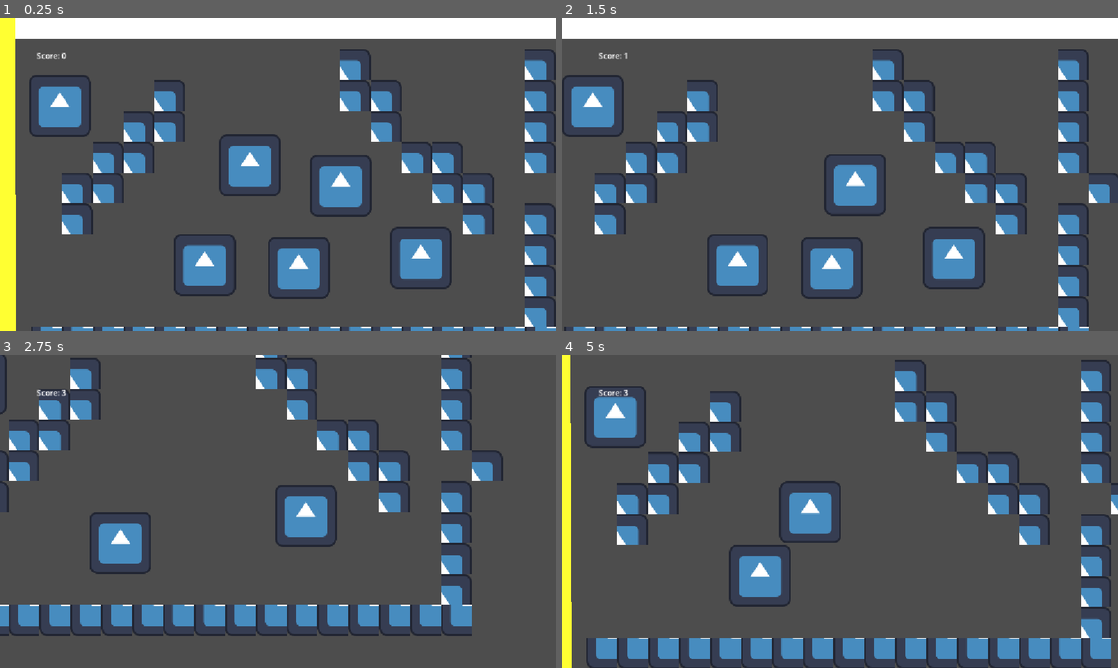
Above: before the commit, frames 1-4 (two rows, left to right).
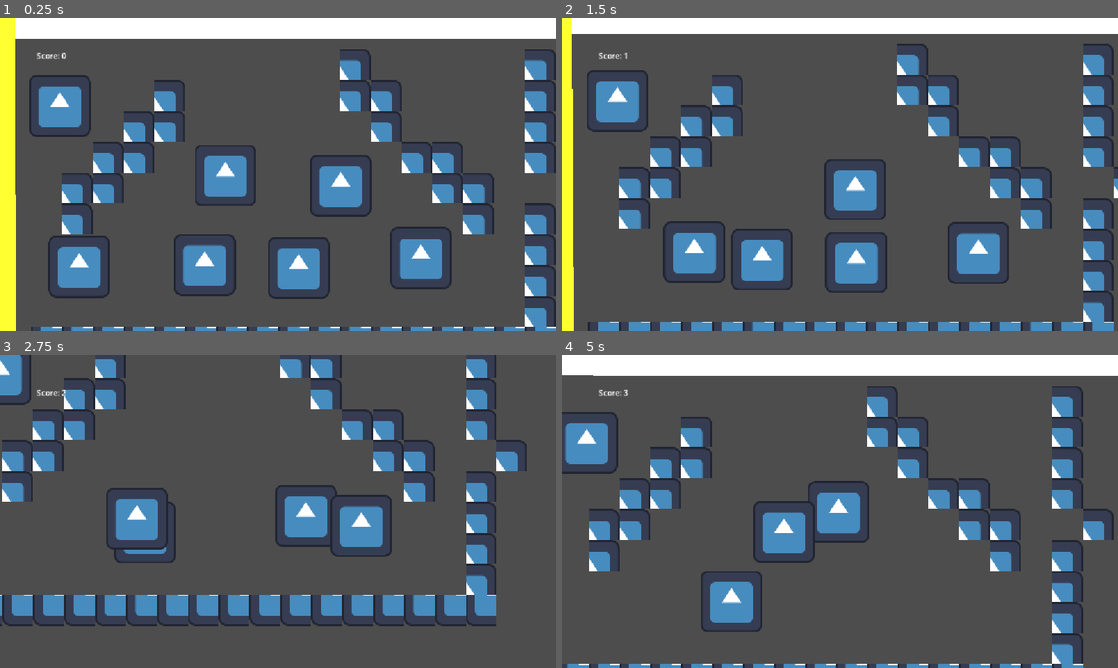
Above: after the commit, the same moments.

Repository: ocsarpo/MyFirstGodot
Game: Godot game, scene res://main.tscn
Two runs of this game, one before a commit and one after it. Both use one fixed random seed, a clock stepped at 60 frames per second and the inputs below. The engine's default icon, where the game draws it, is replaced by a stand-in: a white triangle on a blue panel in a dark square.
Inputs:
- Up to frame 1 (0.25 s): no input
- Up to frame 2 (1.5 s): hold D (move_right) 0.53-1.28 s; hold S (move_down) from 1.28 s (still down)
- Up to frame 3 (2.75 s): release S (move_down) at 2.03 s; hold D (move_right) from 2.03 s (still down)
- Up to frame 4 (5 s): release D (move_right) at 2.78 s; hold W (move_up) 2.78-3.53 s; hold A (move_left) from 3.53 s (still down)

The runs differ from the first frame. In frame 1, 3.1% of the frame differs, in the area x 8-51%, y 37-90%; in frame 2, 27%; in frame 3, 22%; in frame 4, 33%, in the area x 0-100%, y 0-100%.

Commit message:
learn: add enemy target and distance based chasing

Diff:
--- /dev/null
+++ b/enemy.gd
@@ -0,0 +1,20 @@
+extends CharacterBody2D
+
+@export var target: Node2D
+var speed: float = 100.0
+var stop_distance: float = 120.0
+
+func _physics_process(delta: float) -> void:
+	if target == null:
+		return
+
+	var distance = global_position.distance_to(target.global_position)
+
+	if distance <= stop_distance:
+		velocity = Vector2.ZERO
+		return
+
+	var direction = global_position.direction_to(target.global_position)
+
+	velocity = direction * speed
+	move_and_slide()
--- /dev/null
+++ b/enemy.tscn
@@ -0,0 +1,17 @@
+[gd_scene format=3 uid="uid://bcqsot2pmi1dj"]
+
+[ext_resource type="Script" uid="uid://fwn0xkin3re6" path="res://enemy.gd" id="1_4gyqm"]
+[ext_resource type="Texture2D" uid="uid://c7uqv6yjkf4wj" path="res://icon.svg" id="1_7k104"]
+
+[sub_resource type="RectangleShape2D" id="RectangleShape2D_qnpof"]
+size = Vector2(116, 122)
+
+[node name="Enemy" type="CharacterBody2D" unique_id=528123238]
+script = ExtResource("1_4gyqm")
+
+[node name="Sprite2D" type="Sprite2D" parent="." unique_id=887799763]
+texture = ExtResource("1_7k104")
+
+[node name="CollisionShape2D" type="CollisionShape2D" parent="." unique_id=2042334241]
+position = Vector2(-2, -1)
+shape = SubResource("RectangleShape2D_qnpof")
--- a/main.tscn
+++ b/main.tscn
@@ -4,6 +4,7 @@
 [ext_resource type="Script" uid="uid://b7qr3ficfvdjr" path="res://main.gd" id="1_1bvp3"]
 [ext_resource type="PackedScene" uid="uid://culk8cf0jj3uc" path="res://player.tscn" id="1_ig7tw"]
 [ext_resource type="PackedScene" uid="uid://ktrnqqxad07t" path="res://item.tscn" id="3_h2yge"]
+[ext_resource type="PackedScene" uid="uid://bcqsot2pmi1dj" path="res://enemy.tscn" id="5_lquwl"]
 
 [sub_resource type="TileSetAtlasSource" id="TileSetAtlasSource_0xm2m"]
 texture = ExtResource("1_0xm2m")
@@ -39,7 +40,7 @@
 tile_set = SubResource("TileSet_1bvp3")
 
 [node name="Player" parent="." unique_id=886652180 instance=ExtResource("1_ig7tw")]
-position = Vector2(517, 303)
+position = Vector2(466, 324)
 
 [node name="DummyPlayer" parent="." unique_id=1057324342 instance=ExtResource("1_ig7tw")]
 position = Vector2(123, 180)
@@ -118,3 +119,8 @@
 
 [node name="Item4" parent="." unique_id=740249182 instance=ExtResource("3_h2yge")]
 position = Vector2(706, 347)
+
+[node name="Enemy" parent="." unique_id=528123238 node_paths=PackedStringArray("target") instance=ExtResource("5_lquwl")]
+position = Vector2(143, 528)
+motion_mode = 1
+target = NodePath("../Player")
Not shown, added: enemy.gd.uid
Not shown, changed: README.md
Not shown, added: devlog/2026-10-09.md
Not shown, changed: docs/05-scene-and-instance.md
Not shown, added: docs/12-enemy-chasing.md
